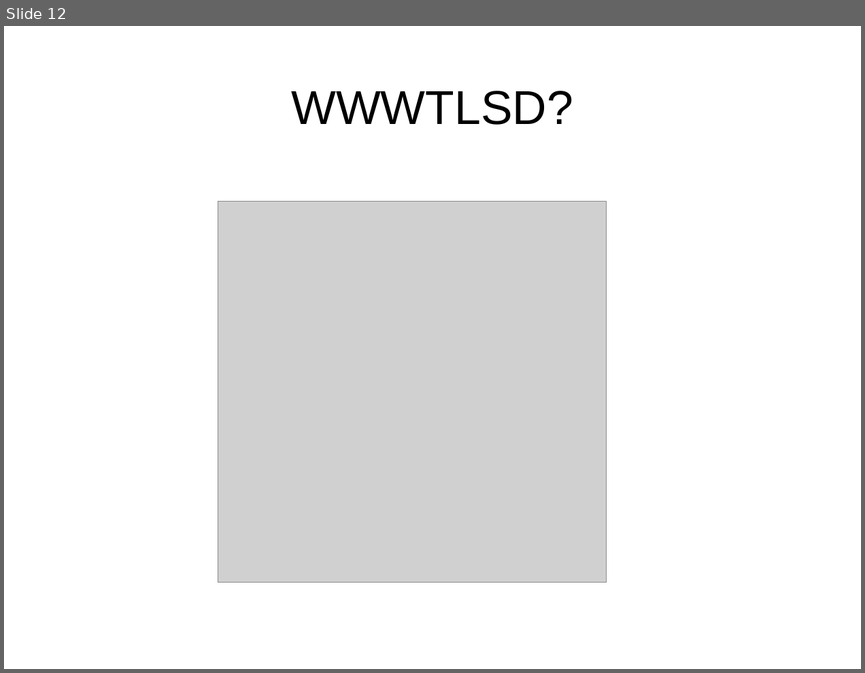
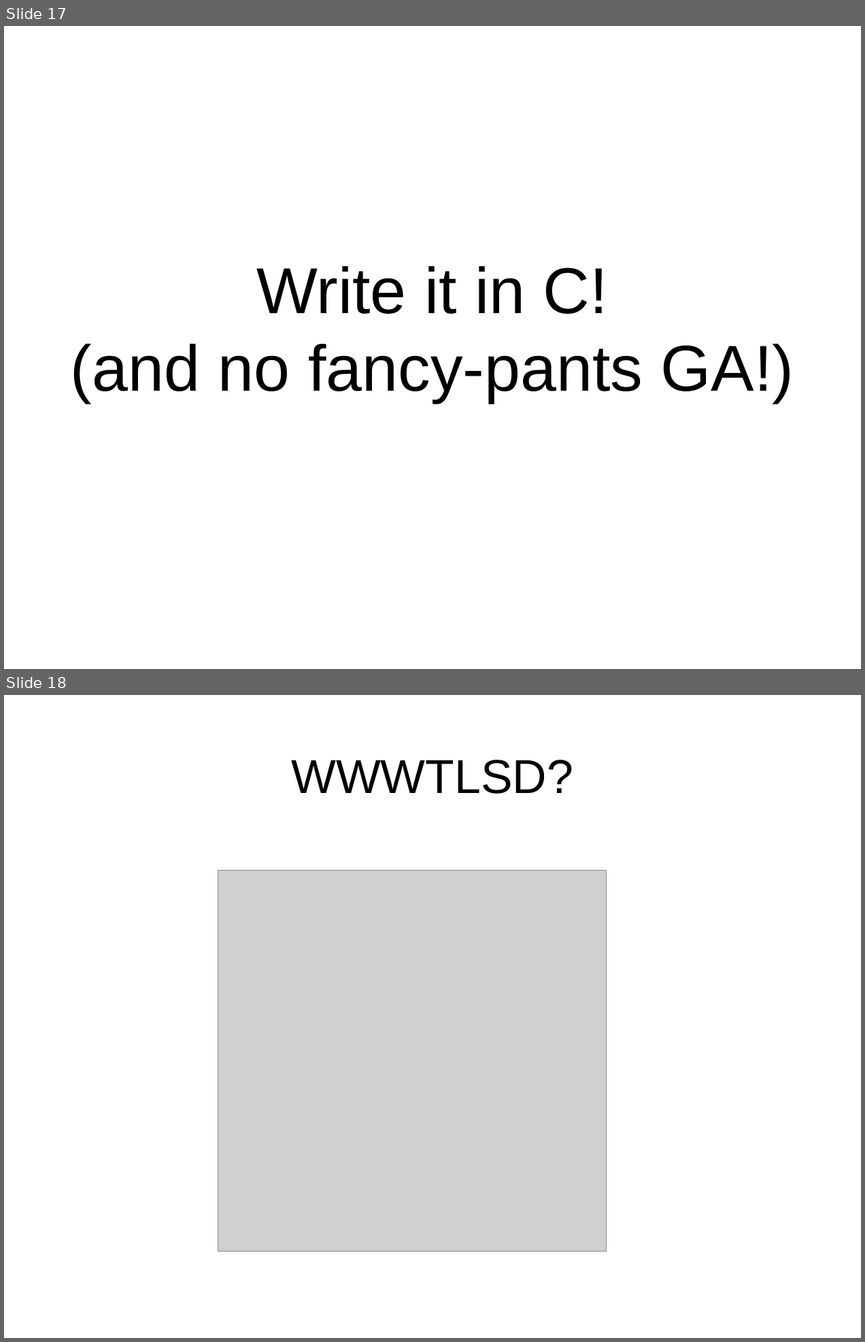
Before and after one commit to philtomson/OSBridge2012Talk, a slide deck: OSBridge2012.odp. Shown one above the other, each under a label of ours: slide 12 before the commit, slides 17 and 18 after it. The pictures are 865x673 and 865x1342 pixels, drawn with LibreOffice and Linux fonts; fonts in the diff are those of the drawing; grey boxes stand for pictures. Boxes give left, top, right and bottom in pixels: in the first picture for what was removed or moved away, otherwise in the second. Text is boxed around its words. In the diff, an @@ line names an element or a change of style, - is before the commit and + after.

```diff
--- a/OSBridge2012.odp
+++ b/OSBridge2012.odp
@@ slide 17 added at box(4, 26, 861, 669), background #FFFFFF @@
@@ subtitle added at box(71, 266, 794, 402), 60 pt, text #000000 @@
+Write it in C!
+(and no fancy-pants GA!)
@@ what was slide 12 is now slide 18 @@
```
Also in this commit, not shown: 8 slides changed, 6 other slides added.
